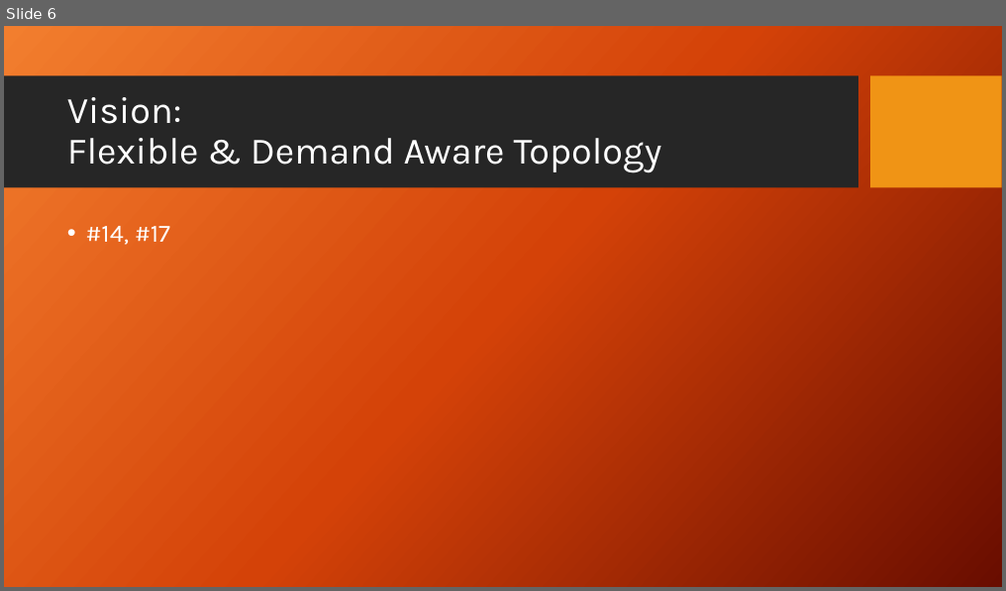
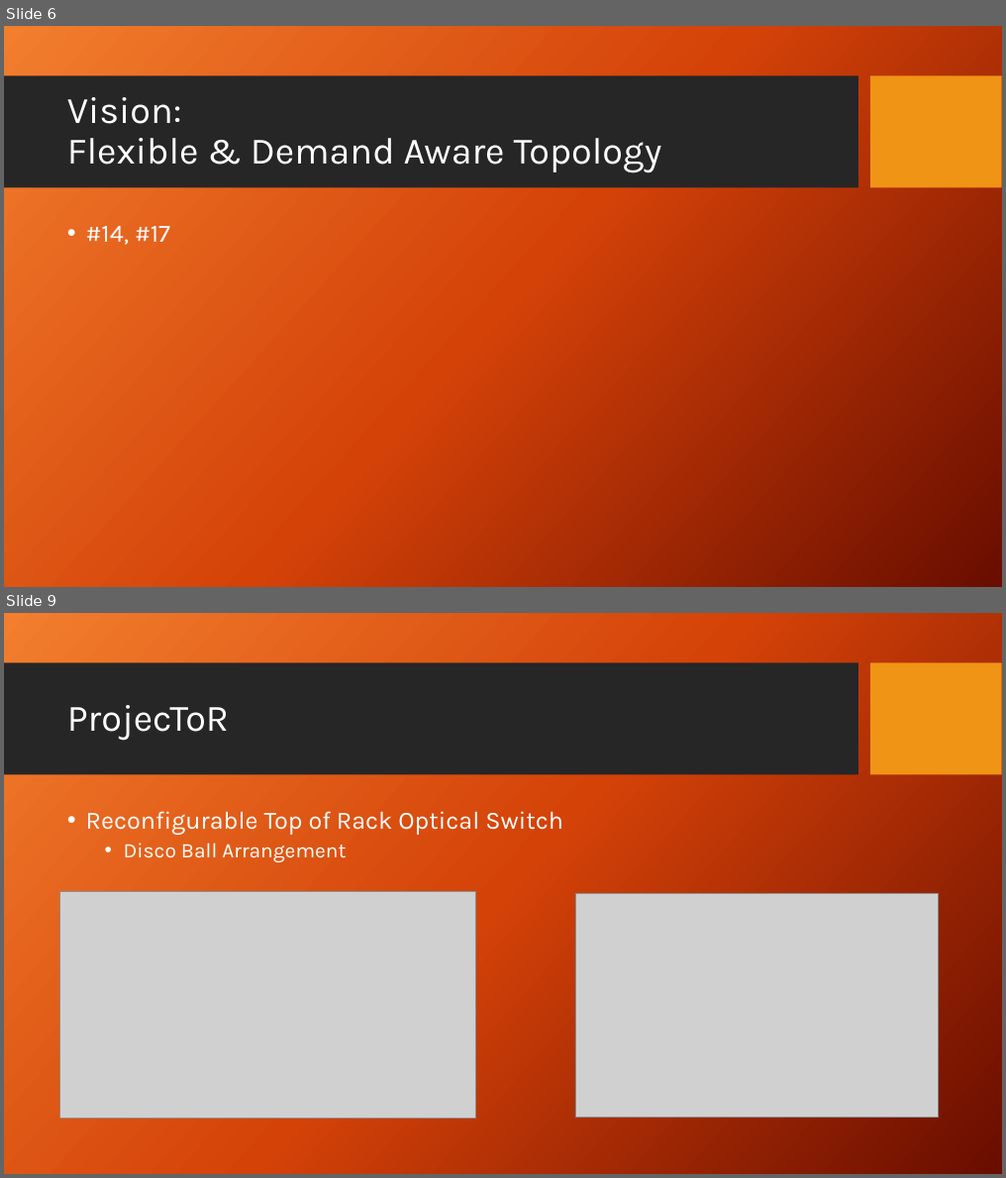
Before and after one commit to subhrendu1987/Presentations, a slide deck: ReadingGroup/ReadingGroup-AdjustNet.pptx. Shown one above the other, each under a label of ours: slide 6 before the commit, slides 6 and 9 after it; the slides between them are not shown. The pictures are 1006x591 and 1006x1178 pixels, drawn with LibreOffice and Linux fonts; fonts in the diff are those of the drawing; grey boxes stand for pictures; background and template pictures are left out. Boxes give left, top, right and bottom in pixels: in the first picture for what was removed or moved away, otherwise in the second. Text is boxed around its words. In the diff, an @@ line names an element or a change of style, - is before the commit and + after.

```diff
--- a/ReadingGroup/ReadingGroup-AdjustNet.pptx
+++ b/ReadingGroup/ReadingGroup-AdjustNet.pptx
@@ slide 9 added at [4, 613, 1002, 1174], background picture (left out); not listed: 2 template elements that a slide beside it also shows @@
@@ title added at [67, 705, 229, 740], 36 pt, text #FFFFFF @@
+ProjecToR
@@ text added at [86, 811, 563, 862], 24 pt, text #FFFFFF @@
+• Reconfigurable Top of Rack Optical Switch
+  • Disco Ball Arrangement
@@ picture added at [59, 891, 475, 1118] @@
@@ picture added at [575, 894, 938, 1118] @@
```
Also in this commit, not shown: 1 slide changed, 7 other slides added, 1 slide removed.
